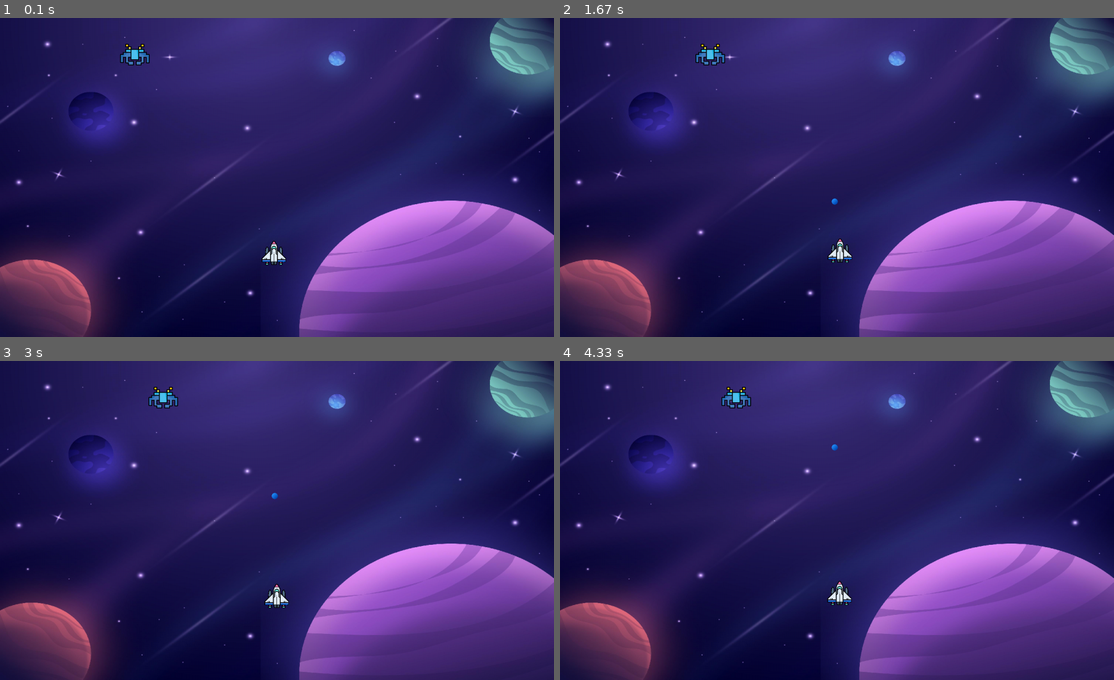
Above: before the commit, frames 1-4 (two rows, left to right).
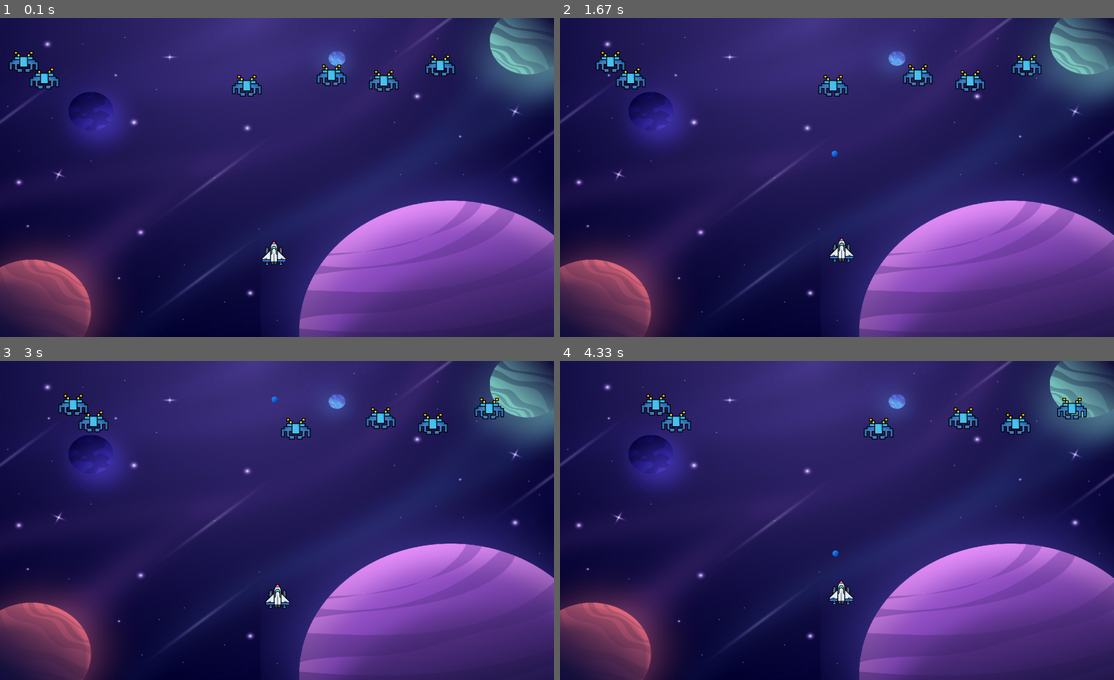
Above: after the commit, the same moments.

Repository: BillyHasman/learn-py-game-spacewar
Game: pygame game, started from main.py
Same seed, same stepped clock (60 frames per second), same inputs: the game is played once before the commit and once after it.
Inputs:
- Up to frame 1 (0.1 s): no input
- Up to frame 2 (1.67 s): tap Space at 0.33, 0.73, 1.03, 1.23, 1.57 s; hold Right 0.67-1.13 s; hold Up 1.17-1.47 s; hold Right from 1.5 s (still down)
- Up to frame 3 (3 s): tap Space at 1.87, 2.07, 2.37, 2.63, 2.97 s; release Right at 1.97 s; hold Left 2-2.53 s; hold Down 2.57-2.87 s; hold Left from 2.9 s (still down)
- Up to frame 4 (4.33 s): tap Space at 3.27, 3.4, 3.8, 4.1 s; release Left at 3.3 s; hold Up 3.33-3.7 s; hold Right from 3.73 s (still down)

The runs differ from the first frame. In frame 1, 1.7% of the frame differs, in the area x 1-83%, y 8-25%; in frame 2, 1.9%, in the area x 6-87%, y 8-77%; in frame 3, 1.9%; in frame 4, 1.9%.

Commit message:
Add_Multiple Enemies Logic (Loop)

Diff:
--- a/main.py
+++ b/main.py
@@ -6,7 +6,7 @@
 pygame.init()
 
 # Create the Screen Size 1366 x 788
-screen = pygame.display.set_mode((1366 ,788))
+screen = pygame.display.set_mode((1366, 788))
 
 # Init Background
 background = pygame.image.load('Assets/img/bg_main.jpg')
@@ -21,26 +21,35 @@
 playerImg = pygame.image.load('Assets/img/player.png')
 playerX = 645
 playerY = 550
-speedX = 0.4
-speedY = 0.3
+speedX = 0.5
+speedY = 0.4
 
-# New width and height for player will be (40, 40)
+# New width and height for player will be (60, 60)
 player_resize = pygame.transform.scale(playerImg, (60, 60))
 
 # Enemy
-playerImg = pygame.image.load('Assets/img/enemy.png')
-enemyX = random.randint(0,1323)
-enemyY = 50
-enemyX_change = 0.4
-enemyY_change = 30
-enemy_resize = pygame.transform.scale(playerImg, (80, 80))
+enemyImg = []
+enemyX = []
+enemyY = []
+enemyX_change = []
+enemyY_change = []
+enemy_resize = []
+num_of_enemies = 6
 
-# bullet
+for i in range(num_of_enemies):
+    enemyImg.append(pygame.image.load('Assets/img/enemy.png'))
+    enemyX.append(random.randint(0, 1323))
+    enemyY.append(random.randint(50, 150))
+    enemyX_change.append(0.7)
+    enemyY_change.append(30)
+    enemy_resize.append(pygame.transform.scale(enemyImg[i], (80, 80)))
+
+# Bullet
 bulletImg = pygame.image.load('Assets/img/bullet.png')
 bulletX = 0
 bulletY = playerY - 10
 bulletX_change = 0
-bulletY_change = 1.5
+bulletY_change = 3
 bullet_resize = pygame.transform.scale(bulletImg, (32, 32))
 
 # Ready - You can't see the bullet on the screen
@@ -55,18 +64,18 @@
     screen.blit(player_resize, (x, y))  # Drop player to screenGame
 
 # Function Enemy
-def enemy(x, y):
-    screen.blit(enemy_resize, (x, y))  # Drop enemy to screenGame
+def enemy(x, y, i):
+    screen.blit(enemy_resize[i], (x, y))  # Drop enemy to screenGame
 
 # Function Bullet
-def fire_bullet(x,y):
+def fire_bullet(x, y):
     global bullet_state
     bullet_state = "fire"
-    screen.blit(bullet_resize, (x + 16, y + 16 ))  # Drop bullet to screenGame
+    screen.blit(bullet_resize, (x + 16, y + 16))  # Drop bullet to screenGame
 
 # Function Collision
 def isCollision(enemyX, enemyY, bulletX, bulletY):
-    distance = math.sqrt((math.pow(enemyX-bulletX,2)) + (math.pow(enemyY-bulletY,2)))
+    distance = math.sqrt((math.pow(enemyX - bulletX, 2)) + (math.pow(enemyY - bulletY, 2)))
     if distance < 28:
         return True
     else:
@@ -75,23 +84,22 @@
 # Game Loop
 running = True
 while running:
-
     # Add blackBG
     screen.fill((0, 0, 0))
 
-    # background Image
-    screen.blit(background, (0,0))
+    # Background Image
+    screen.blit(background, (0, 0))
 
     # Player Movement
     keys = pygame.key.get_pressed()
     playerX += (keys[pygame.K_RIGHT] - keys[pygame.K_LEFT]) * speedX
     playerY += (keys[pygame.K_DOWN] - keys[pygame.K_UP]) * speedY
 
-     # Bullet Trigger
+    # Bullet Trigger
     if keys[pygame.K_SPACE]:
         if bullet_state == "ready":
             bulletX = playerX
-            fire_bullet(bulletX,bulletY)
+            fire_bullet(bulletX, bulletY)
 
     # Bullet Movement
     if bulletY < -20:
@@ -107,25 +115,26 @@
     playerY = max(0, min(playerY, 750))
 
     # Enemy Movement
-    enemyX += enemyX_change
+    for i in range(num_of_enemies):
+        enemyX[i] += enemyX_change[i]
+        # Check boundaries and update direction and position
+        if enemyX[i] <= 0 or enemyX[i] >= 1323:
+            enemyX_change[i] *= -1
+            enemyY[i] += enemyY_change[i]
 
-    # Check boundaries and update direction and position
-    if enemyX <= 0 or enemyX >= 1323:
-        enemyX_change *= -1
-        enemyY += enemyY_change
+        # Collision
+        collision = isCollision(enemyX[i], enemyY[i], bulletX, bulletY)
+        if collision:
+            bulletY = playerY - 10
+            bullet_state = "ready"
+            score += 1
+            print(score)
+            enemyX[i] = random.randint(0, 1323)
+            enemyY[i] = random.randint(50, 150)
 
-    # Collision
-    collision = isCollision(enemyX,enemyY,bulletX,bulletY)
-    if collision:
-        bulletY = playerY - 10
-        bullet_state = "ready"
-        score += 1
-        print(score)
-        enemyX = random.randint(0, 1323)
-        enemyY = random.randint(50, 150)
+        enemy(enemyX[i], enemyY[i], i)
 
     player(playerX, playerY)
-    enemy(enemyX, enemyY)
 
     for event in pygame.event.get():
         if event.type == pygame.QUIT:
